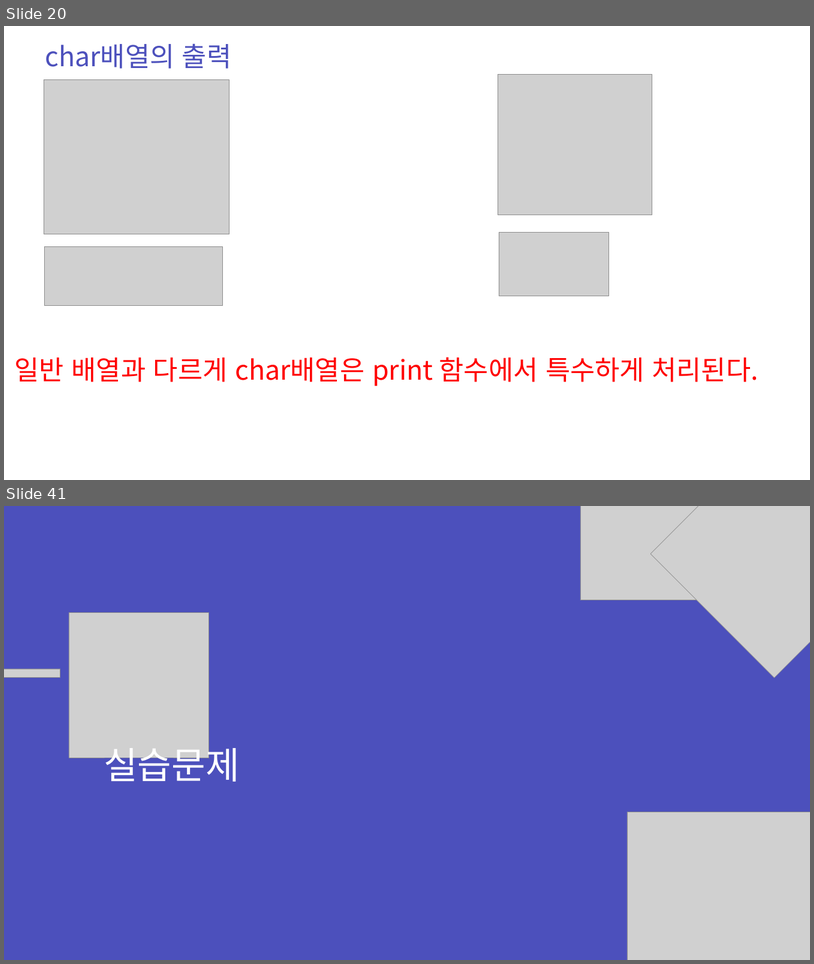
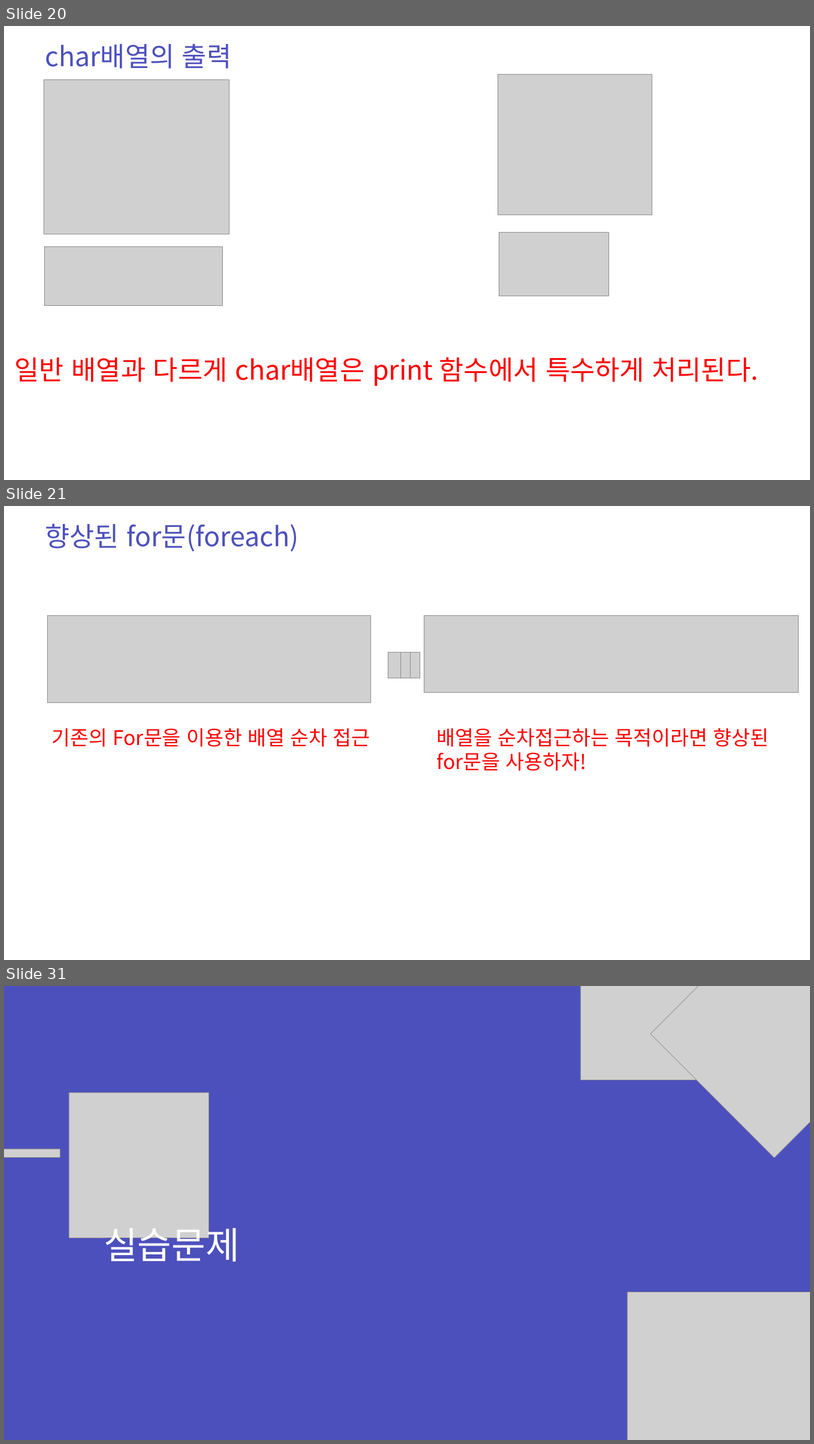
Before and after one commit to zest132/JavaLecture, a slide deck: JavaLecture/LectureFile/java 5강.pptx. Shown one above the other, each under a label of ours: slides 20 and 41 before the commit, slides 20, 21 and 31 after it; the slides between them are not shown. The pictures are 814x964 and 814x1444 pixels, drawn with LibreOffice and Linux fonts; fonts in the diff are those of the drawing; grey boxes stand for pictures. Boxes give left, top, right and bottom in pixels: in the first picture for what was removed or moved away, otherwise in the second. Text is boxed around its words. In the diff, an @@ line names an element or a change of style, - is before the commit and + after.

```diff
--- a/JavaLecture/LectureFile/java 5강.pptx
+++ b/JavaLecture/LectureFile/java 5강.pptx
@@ slide 21 added at (4, 506, 810, 960), background #FFFFFF @@
@@ text added at (45, 523, 299, 552), 48 pt, text #4C50BC @@
+향상된 for문(foreach)
@@ picture added at (48, 615, 371, 703) @@
@@ picture added at (424, 615, 799, 693) @@
@@ picture added at (388, 652, 401, 678) @@
@@ picture added at (398, 652, 410, 678) @@
@@ picture added at (407, 652, 420, 678) @@
@@ text added at (51, 728, 371, 747), 36 pt, text #FF0000 @@
+기존의 For문을 이용한 배열 순차 접근
@@ text added at (437, 728, 770, 771), 36 pt, text #FF0000 @@
+배열을 순차접근하는 목적이라면 향상된 for문을 사용하자!
@@ what was slide 41 is now slide 31 @@
```
Also in this commit, not shown: 2 slides changed, 9 other slides added, 20 slides removed, 3 other files.
